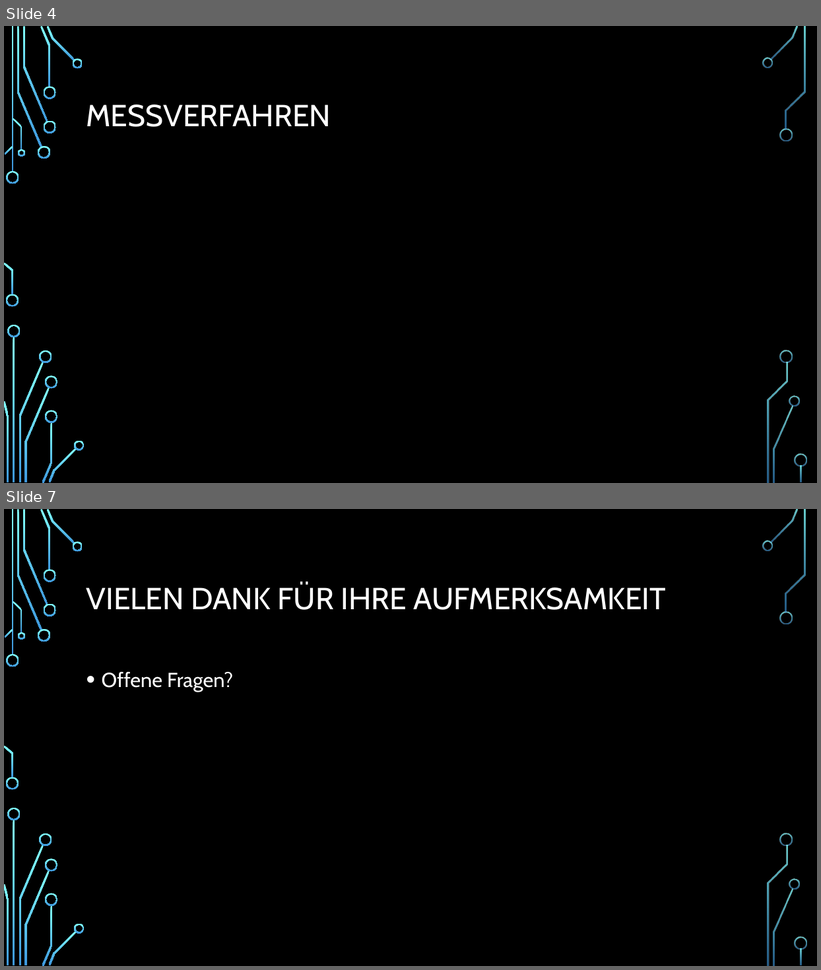
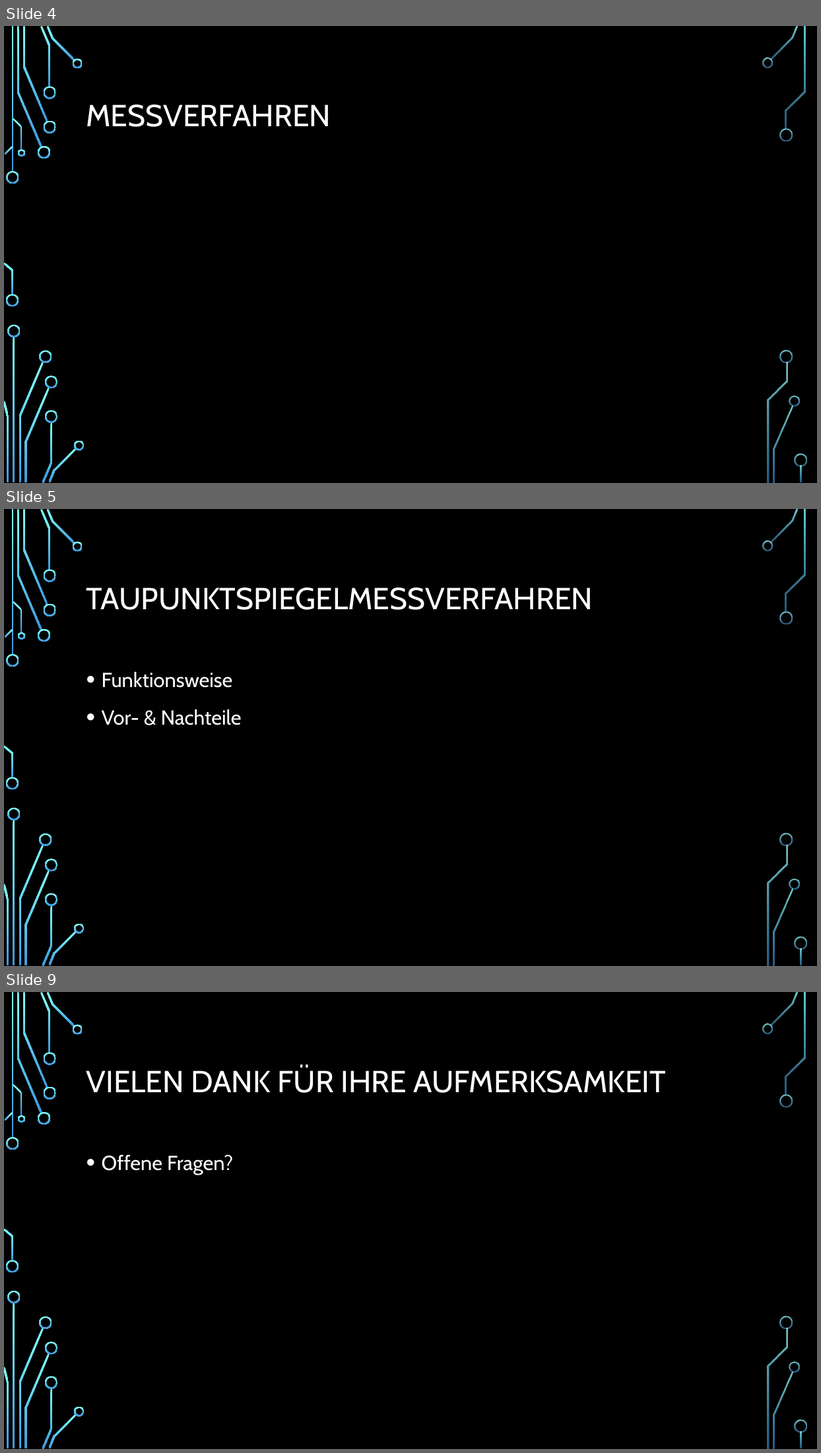
Before and after one commit to AndresMinder/factsheet, a slide deck: LuftfeuchtigkeitssensorenPP.pptx. Shown one above the other, each under a label of ours: slides 4 and 7 before the commit, slides 4, 5 and 9 after it; the slides between them are not shown. The pictures are 821x970 and 821x1453 pixels, drawn with LibreOffice and Linux fonts; fonts in the diff are those of the drawing; background and template pictures are left out. Boxes give left, top, right and bottom in pixels: in the first picture for what was removed or moved away, otherwise in the second. Text is boxed around its words. In the diff, an @@ line names an element or a change of style, - is before the commit and + after.

```diff
--- a/LuftfeuchtigkeitssensorenPP.pptx
+++ b/LuftfeuchtigkeitssensorenPP.pptx
@@ slide 5 added at [4,509,817,966], background picture (left out); not listed: 36 template elements that a slide beside it also shows @@
@@ title added at [86,588,593,610], 36 pt, text #FFFFFF @@
+TAUPUNKTSPIEGELMESSVERFAHREN
@@ text added at [102,672,242,725], 24 pt, text #FFFFFF @@
+• Funktionsweise
+• Vor- & Nachteile
@@ what was slide 7 is now slide 9 @@
```
Also in this commit, not shown: 1 slide changed, 3 other slides added, 2 slides removed.
